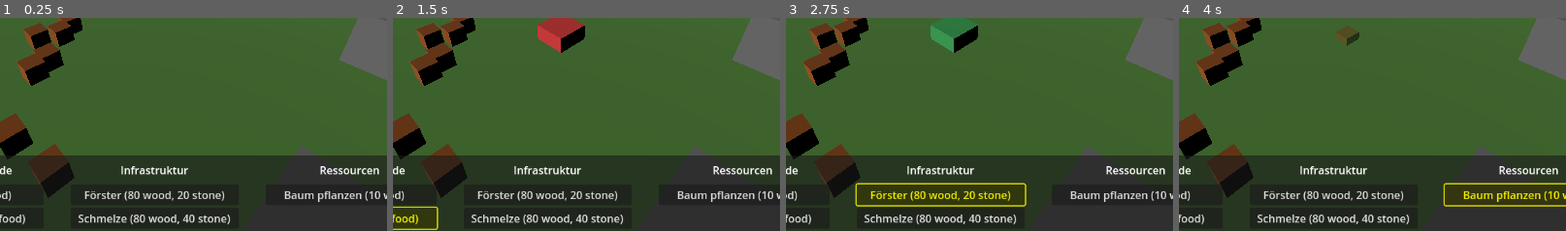
Above: before the commit, frames 1-4 (left to right).
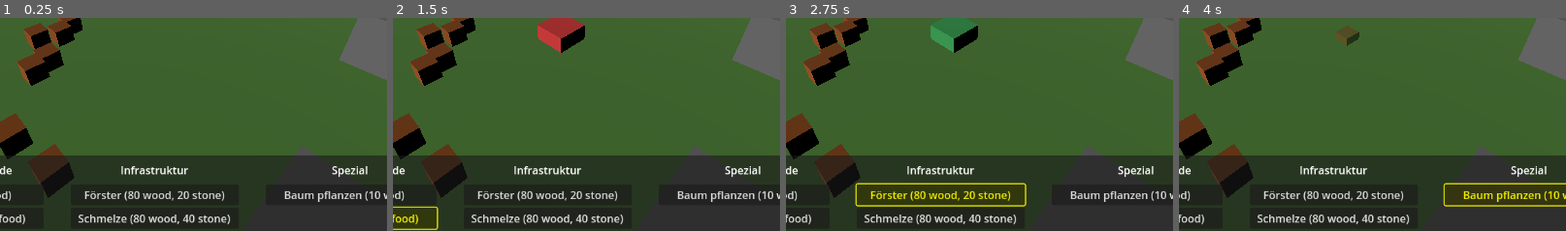
Above: after the commit, the same moments.

Repository: Catloff/Gaia-Galactica
Game: Godot game, scene res://scenes/Main.tscn
The game is run twice, just before and just after one commit, with the same random seed, the same clock (stepped at 60 frames per second) and the same inputs.
Inputs:
- Up to frame 1 (0.25 s): no input
- Up to frame 2 (1.5 s): click "Sägewerk (60 wood)" at 0.5 s; click "Beerensammler (50 food)" at 1.25 s
- Up to frame 3 (2.75 s): click "Förster (80 wood, 20 stone)" at 2 s
- Up to frame 4 (4 s): click "Schmelze (80 wood, 40 stone)" at 2.75 s; click "Baum pflanzen (10 wood)" at 3.5 s
The pictures show only the part of the screen within x 28-78%, y 44-94%; the shares and areas given below are measured in that part.

The runs differ from the first frame. In frame 1, 0.4% of the frame differs, in the area x 82-98%, y 69-75%; in frame 2, 0.4%; in frame 3, 0.4%; in frame 4, 0.4%.

Commit message:
Building refactoring part 2

Diff:
--- a/scenes/hud/BuildingHUD.tscn
+++ b/scenes/hud/BuildingHUD.tscn
@@ -44,10 +44,10 @@
 text = "Infrastruktur"
 horizontal_alignment = 1
 
-[node name="ResourcesLabel" type="Label" parent="MarginContainer/BuildCategories/CategoryLabels"]
+[node name="SpecialLabel" type="Label" parent="MarginContainer/BuildCategories/CategoryLabels"]
 custom_minimum_size = Vector2(250, 0)
 layout_mode = 2
-text = "Ressourcen"
+text = "Spezial"
 horizontal_alignment = 1
 
 [node name="BuildButtons" type="HBoxContainer" parent="MarginContainer/BuildCategories"]
@@ -59,33 +59,13 @@
 custom_minimum_size = Vector2(250, 0)
 layout_mode = 2
 
-[node name="LumbermillButton" type="Button" parent="MarginContainer/BuildCategories/BuildButtons/ResourceBuildings"]
-layout_mode = 2
-text = "Sägewerk (60 Holz)"
-
-[node name="BerryGathererButton" type="Button" parent="MarginContainer/BuildCategories/BuildButtons/ResourceBuildings"]
-layout_mode = 2
-text = "Beerensammler (50 Nahrung)"
-
 [node name="Infrastructure" type="VBoxContainer" parent="MarginContainer/BuildCategories/BuildButtons"]
 custom_minimum_size = Vector2(250, 0)
 layout_mode = 2
 
-[node name="ForesterButton" type="Button" parent="MarginContainer/BuildCategories/BuildButtons/Infrastructure"]
-layout_mode = 2
-text = "Förster (80 Holz, 20 Stein)"
-
-[node name="SmelteryButton" type="Button" parent="MarginContainer/BuildCategories/BuildButtons/Infrastructure"]
-layout_mode = 2
-text = "Schmelze (80 Holz, 40 Stein)"
-
-[node name="Resources" type="VBoxContainer" parent="MarginContainer/BuildCategories/BuildButtons"]
+[node name="Special" type="VBoxContainer" parent="MarginContainer/BuildCategories/BuildButtons"]
 custom_minimum_size = Vector2(250, 0)
 layout_mode = 2
-
-[node name="PlantTreeButton" type="Button" parent="MarginContainer/BuildCategories/BuildButtons/Resources"]
-layout_mode = 2
-text = "Baum pflanzen (10 Holz)"
 
 [node name="DemolishButton" type="Button" parent="."]
 custom_minimum_size = Vector2(40, 40)
--- a/scripts/hud/BuildingHUD.gd
+++ b/scripts/hud/BuildingHUD.gd
@@ -1,13 +1,12 @@
 extends Control
 
-@onready var lumbermill_button = $MarginContainer/BuildCategories/BuildButtons/ResourceBuildings/LumbermillButton
-@onready var berry_gatherer_button = $MarginContainer/BuildCategories/BuildButtons/ResourceBuildings/BerryGathererButton
-@onready var forester_button = $MarginContainer/BuildCategories/BuildButtons/Infrastructure/ForesterButton
-@onready var smeltery_button = $MarginContainer/BuildCategories/BuildButtons/Infrastructure/SmelteryButton
-@onready var plant_tree_button = $MarginContainer/BuildCategories/BuildButtons/Resources/PlantTreeButton
 @onready var demolish_button = $DemolishButton
 @onready var resource_manager = get_node("/root/Main/ResourceManager")
 @onready var building_manager = get_node("/root/Main/BuildingManager")
+
+@onready var resource_container = $MarginContainer/BuildCategories/BuildButtons/ResourceBuildings
+@onready var infrastructure_container = $MarginContainer/BuildCategories/BuildButtons/Infrastructure
+@onready var special_container = $MarginContainer/BuildCategories/BuildButtons/Special
 
 signal building_selected(type: String)
 signal demolish_mode_changed(enabled: bool)
@@ -18,23 +17,7 @@
 func _ready():
 	# Connect building manager signals
 	building_manager.buildings_updated.connect(_on_buildings_updated)
-
-	# Connect button signals
-	lumbermill_button.pressed.connect(_on_building_button_pressed.bind("lumbermill"))
-	berry_gatherer_button.pressed.connect(_on_building_button_pressed.bind("berry_gatherer"))
-	forester_button.pressed.connect(_on_building_button_pressed.bind("forester"))
-	plant_tree_button.pressed.connect(_on_building_button_pressed.bind("plant_tree"))
-	smeltery_button.pressed.connect(_on_building_button_pressed.bind("smeltery"))
 	demolish_button.pressed.connect(_on_demolish_button_pressed)
-
-	# Map buttons to building types
-	button_mapping = {
-		"lumbermill": lumbermill_button,
-		"berry_gatherer": berry_gatherer_button,
-		"forester": forester_button,
-		"plant_tree": plant_tree_button,
-		"smeltery": smeltery_button
-	}
 
 	# Initialize button states
 	call_deferred("_on_buildings_updated")
@@ -51,12 +34,34 @@
 	update_button_states()
 
 func _on_buildings_updated():
-	for type in button_mapping:
-		var building = building_manager.get_building_definition(type)
-		if building:
-			var button = button_mapping[type]
-			button.text = "%s %s" % [building.display_name, building.get_cost_text()]
+	# Clear existing buttons
+	for button in button_mapping.values():
+		button.queue_free()
+	button_mapping.clear()
+
+	# Get buildings by category
+	var resource_buildings = building_manager.get_buildings_by_category(building_manager.BuildingCategory.RESOURCE)
+	var infrastructure_buildings = building_manager.get_buildings_by_category(building_manager.BuildingCategory.INFRASTRUCTURE)
+	var special_buildings = building_manager.get_buildings_by_category(building_manager.BuildingCategory.SPECIAL)
+
+	# Create buttons for each category
+	for building in resource_buildings:
+		_create_building_button(building, resource_container)
+
+	for building in infrastructure_buildings:
+		_create_building_button(building, infrastructure_container)
+
+	for building in special_buildings:
+		_create_building_button(building, special_container)
+
 	update_button_states()
+
+func _create_building_button(building_def, container):
+	var button = Button.new()
+	button.text = "%s %s" % [building_def.display_name, building_def.get_cost_text()]
+	button.pressed.connect(_on_building_button_pressed.bind(building_def.type))
+	container.add_child(button)
+	button_mapping[building_def.type] = button
 
 func update_button_states():
 	for type in button_mapping:
Not shown, changed: Updates.md
